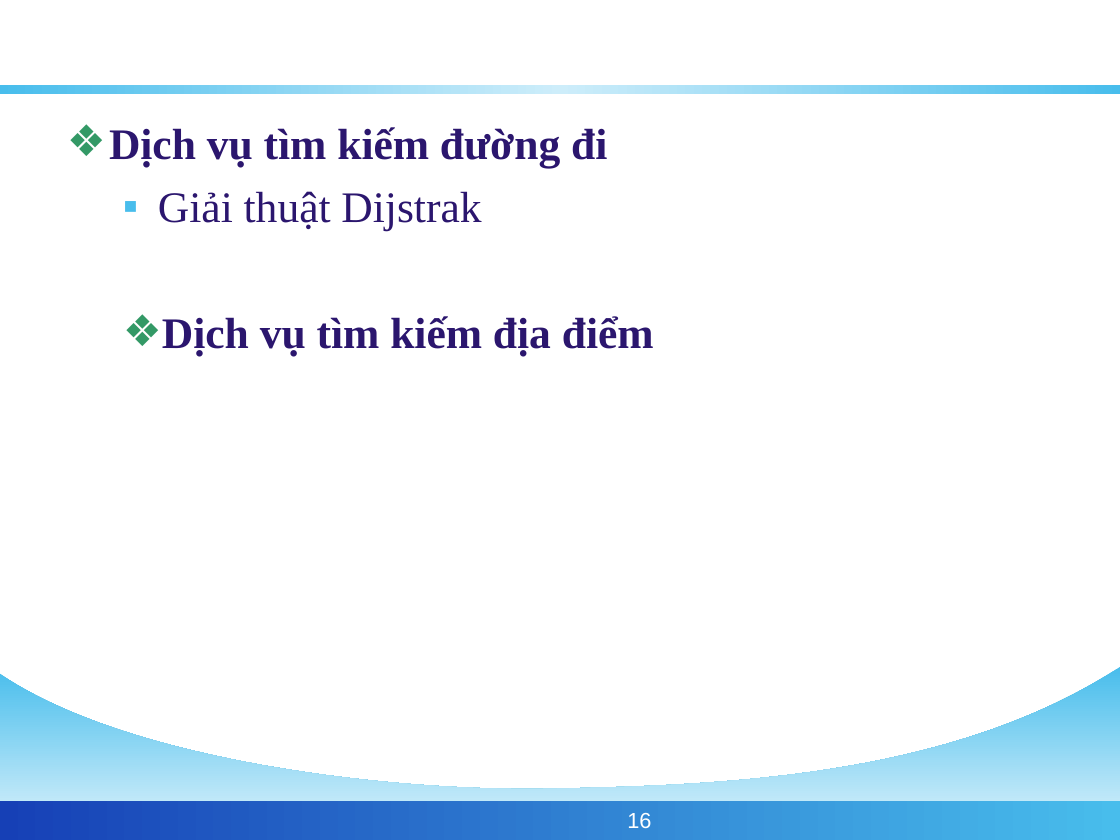
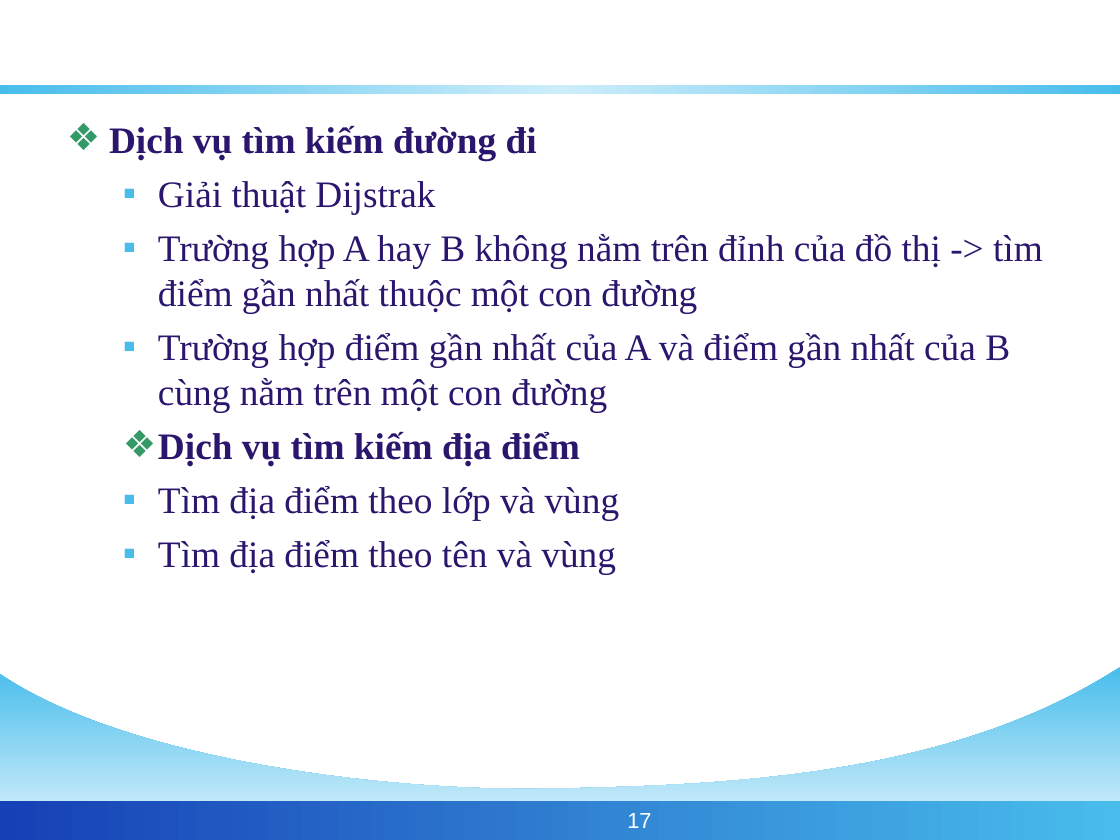
Before and after one commit to phamngsinh/cantho-webgis, a slide deck: slide 17 of Document/Bao Cao/BaoCaoLuanVan.ppt (slide 16 before the commit). Drawn at 1120x840 pixels with LibreOffice and Linux fonts; fonts in the diff are those of the drawing; background and template pictures are left out. Boxes give left, top, right and bottom in pixels: in the first picture for what was removed or moved away, otherwise in the second. Text is boxed around its words. In the diff, an @@ line names an element or a change of style, - is before the commit and + after.

```diff
--- a/Document/Bao Cao/BaoCaoLuanVan.ppt
+++ b/Document/Bao Cao/BaoCaoLuanVan.ppt
@@ text at <box>109,125,580,466</box>: size 28 to 24 pt in "Dịch vụ tìm kiếm đường đi", "Giải thuật Dijstrak", "Dịch vụ tìm kiếm địa điểm"; less space between paragraphs @@
@@ text at <box>158,234,1043,412</box>: paragraphs added @@
+  ▪ Trường hợp A hay B không nằm trên đỉnh của đồ thị -> tìm điểm gần nhất thuộc một con đường
+  ▪ Trường hợp điểm gần nhất của A và điểm gần nhất của B cùng nằm trên một con đường
@@ text at <box>158,486,620,574</box>: paragraphs added @@
+  ▪ Tìm địa điểm theo lớp và vùng
+  ▪ Tìm địa điểm theo tên và vùng
@@ page number at <box>627,813,651,828</box>: text changed @@
-16
+17
```
Also in this commit, not shown: 3 other slides changed, 1 slide added.
